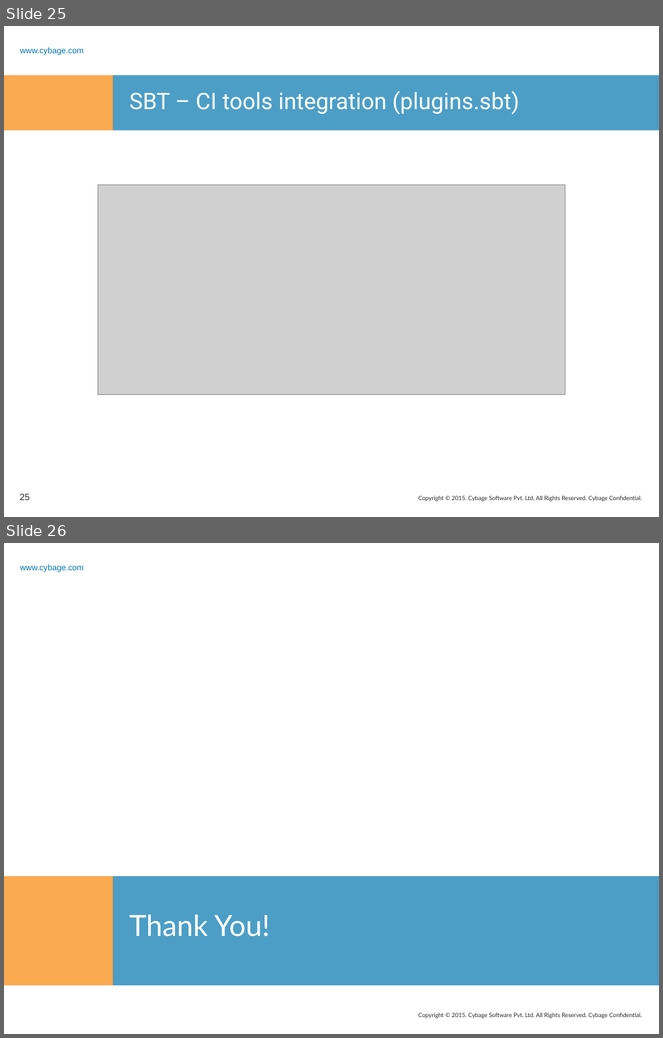
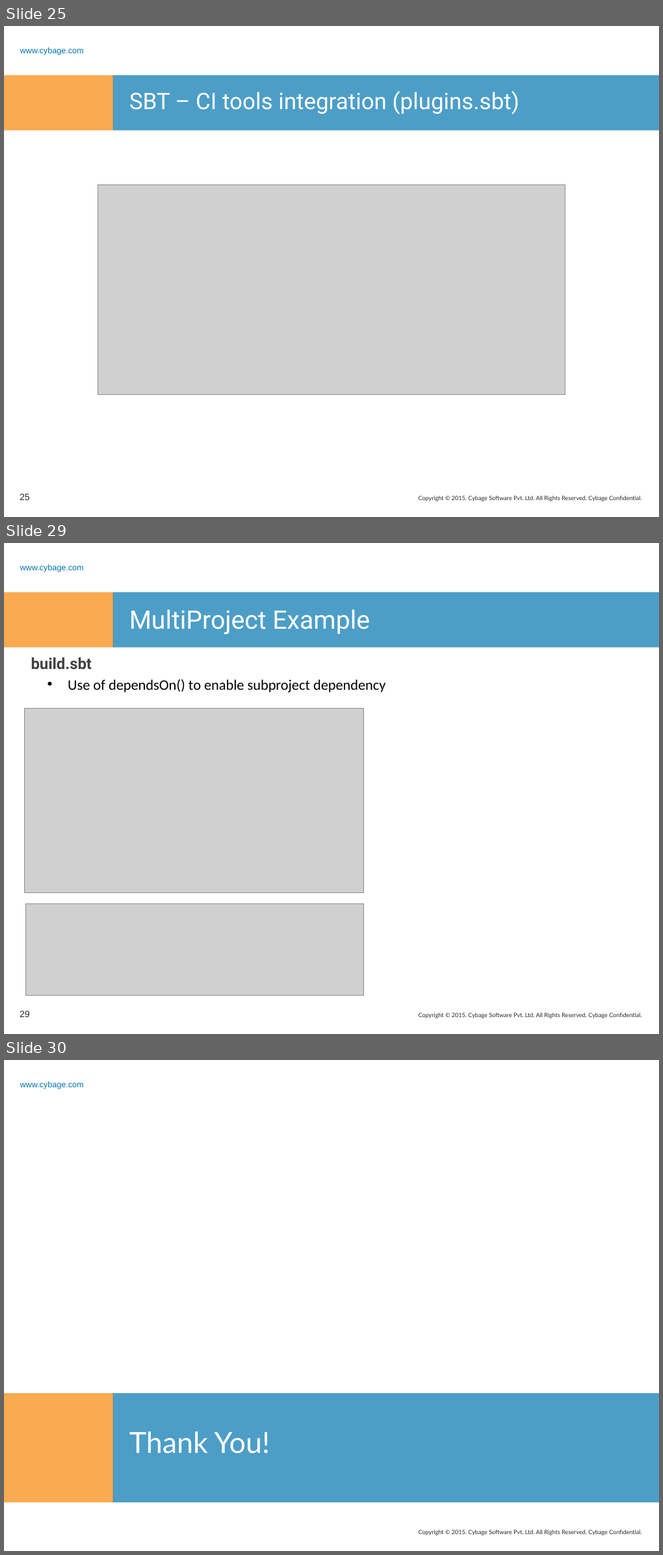
Before and after one commit to rashmitk/Documentation, a slide deck: SBT/SBT.pptx. Shown one above the other, each under a label of ours: slides 25 and 26 before the commit, slides 25, 29 and 30 after it; the slides between them are not shown. The pictures are 663x1038 and 663x1555 pixels, drawn with LibreOffice and Linux fonts; fonts in the diff are those of the drawing; grey boxes stand for pictures; background and template pictures are left out. Boxes give left, top, right and bottom in pixels: in the first picture for what was removed or moved away, otherwise in the second. Text is boxed around its words. In the diff, an @@ line names an element or a change of style, - is before the commit and + after.

Commit message:
Added slides for MultiProject build

```diff
--- a/SBT/SBT.pptx
+++ b/SBT/SBT.pptx
@@ slide 29 added at [4,543,659,1034], background #FFFFFF; not listed: 5 template elements that a slide beside it also shows @@
@@ title added at [129,609,370,635], 28 pt, text #FFFFFF @@
+MultiProject Example
@@ text added at [31,657,386,693], 16 pt, text #000000 @@
+build.sbt
+  • Use of dependsOn() to enable subproject dependency
@@ picture added at [24,708,363,893] @@
@@ picture added at [25,904,364,996] @@
@@ page number added at [20,1011,30,1017], 10 pt, text #262626 @@
+29
@@ what was slide 26 is now slide 30 @@
```
Also in this commit, not shown: 1 slide changed, 3 other slides added, 1 slide removed.
